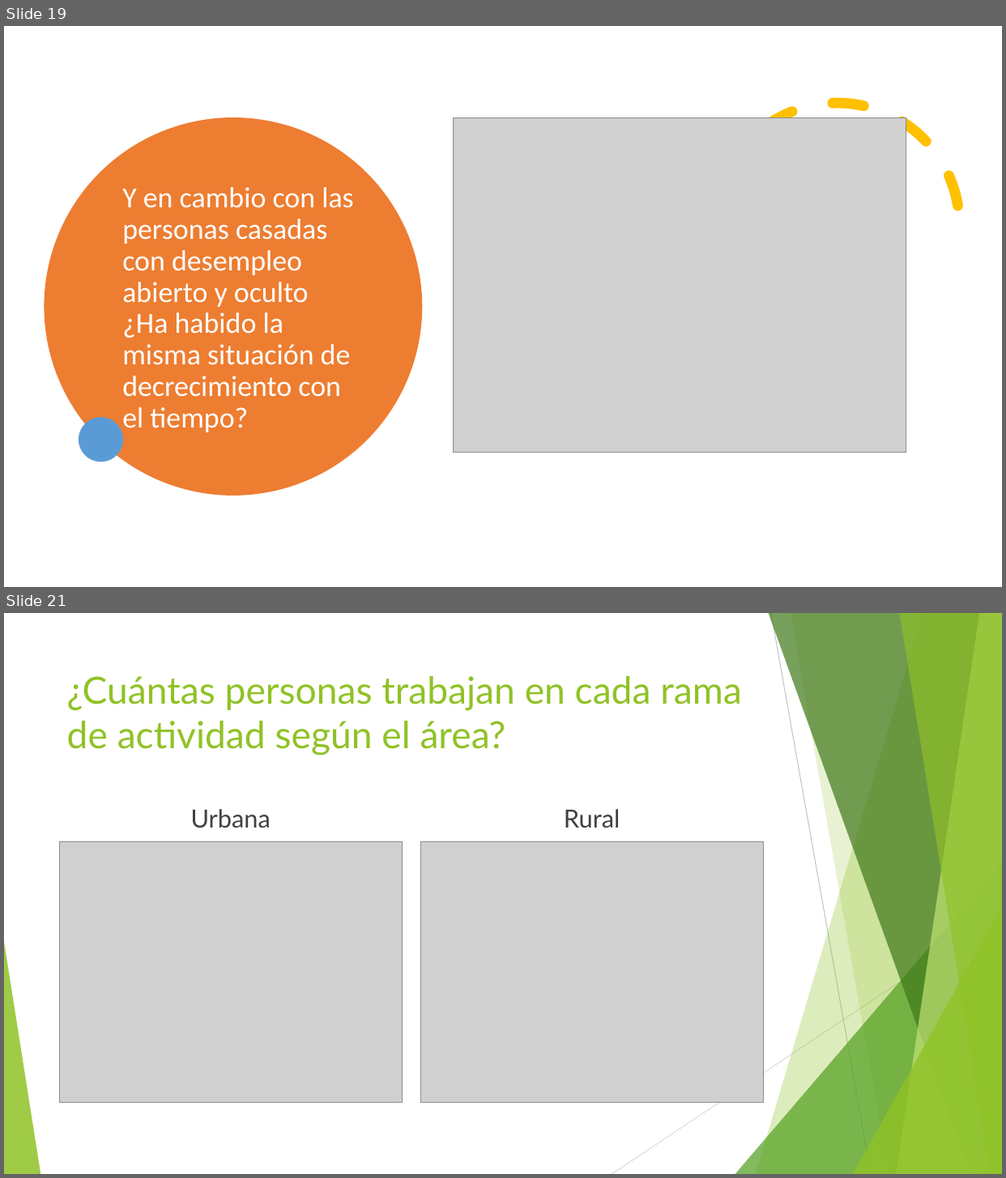
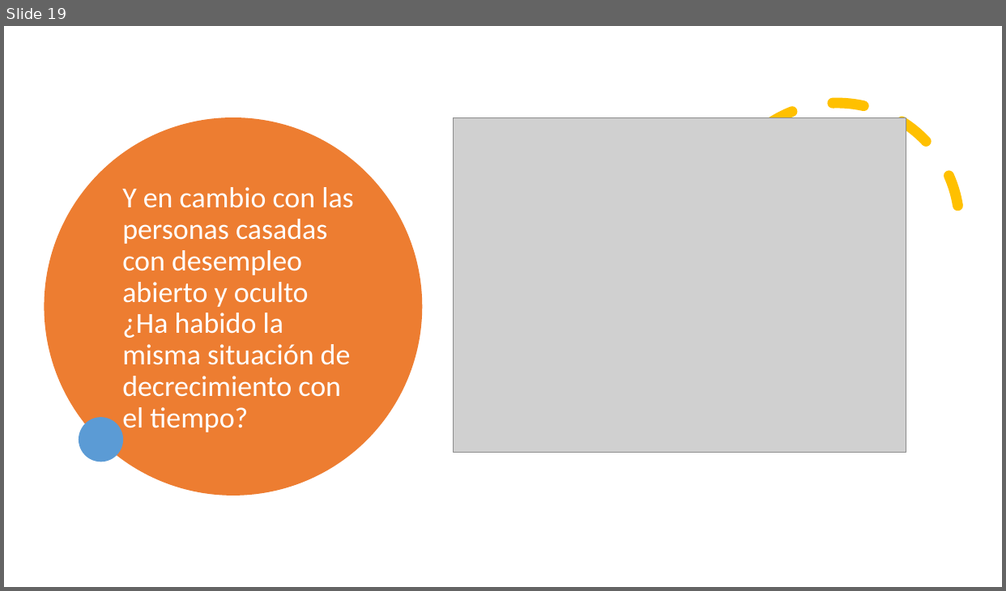
Before and after one commit to vysery98/proyectoIntegrador_IV, a slide deck: Presentación.pptx. Shown one above the other, each under a label of ours: slides 19 and 21 before the commit, slide 19 after it; the slides between them are not shown. The pictures are 1006x1178 and 1006x591 pixels, drawn with LibreOffice and Linux fonts; fonts in the diff are those of the drawing; grey boxes stand for pictures. Boxes give left, top, right and bottom in pixels: in the first picture for what was removed or moved away, otherwise in the second. Text is boxed around its words. In the diff, an @@ line names an element or a change of style, - is before the commit and + after.

```diff
--- a/Presentación.pptx
+++ b/Presentación.pptx
@@ slide 21 removed at [4, 613, 1002, 1174], background #FFFFFF @@
@@ title removed at [67, 676, 741, 756] @@
-¿Cuántas personas trabajan en cada rama de actividad según el área?
@@ text removed at [191, 809, 270, 828] @@
-Urbana
@@ text removed at [564, 809, 620, 828] @@
-Rural
@@ picture removed at [59, 842, 403, 1102] @@
@@ picture removed at [420, 842, 763, 1102] @@
@@ group removed at [4, 613, 1002, 1174]: 5 freeform shapes, 3 triangles, 2 lines @@
```
Also in this commit, not shown: 6 slides changed, 1 slide added.
